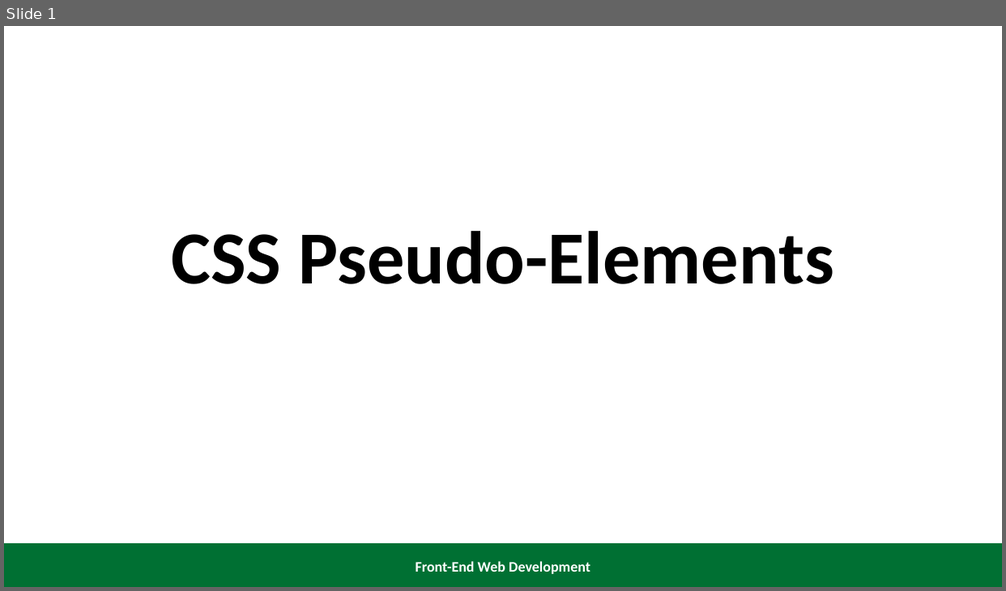
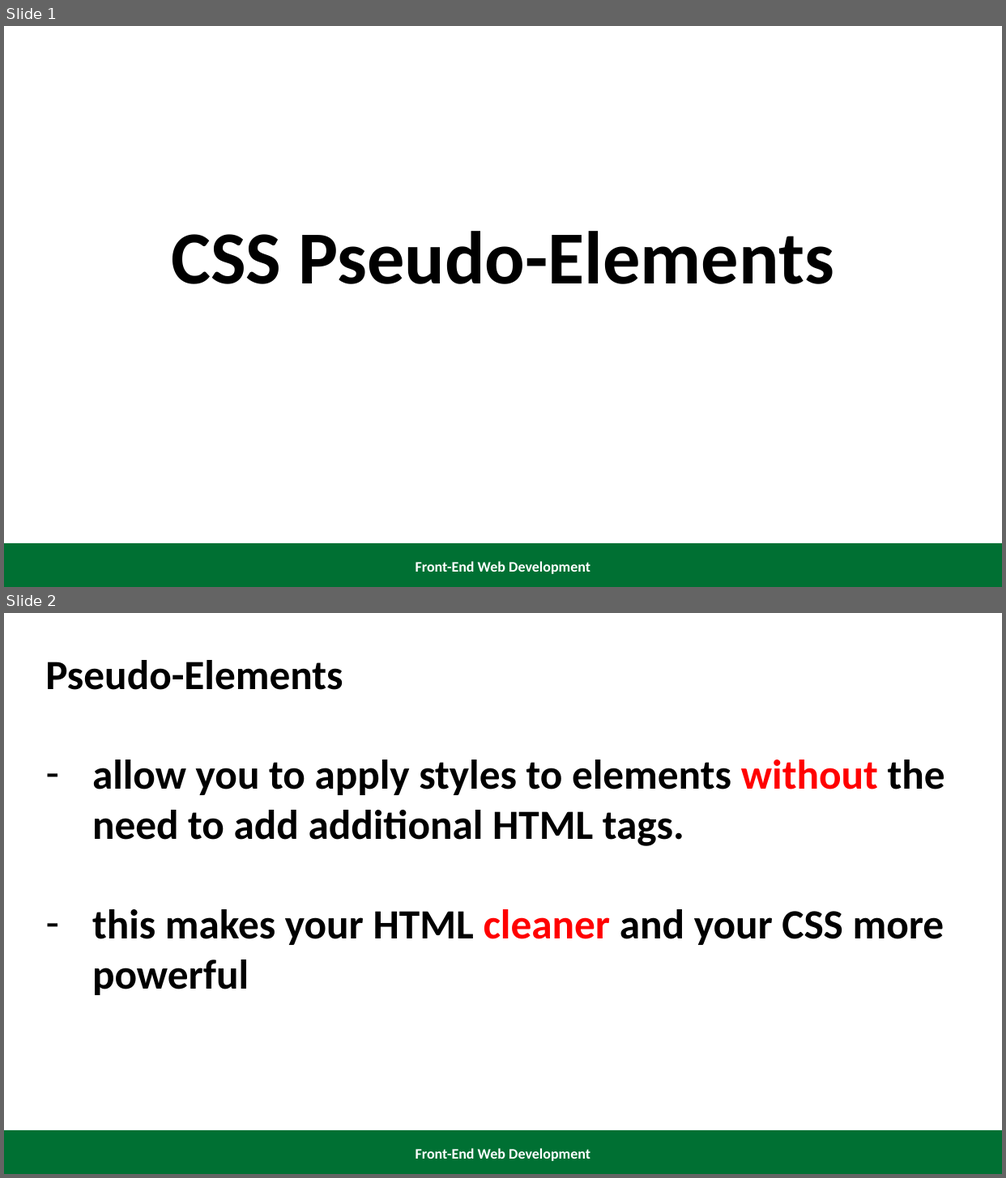
Before and after one commit to renatomaaliw3/public_files, a slide deck: 01. Front-End Web/01. Presentations/PPT/05. Pseudo-Elements.pptx. Shown one above the other, each under a label of ours: slide 1 before the commit, slides 1 and 2 after it. The pictures are 1006x591 and 1006x1178 pixels, drawn with LibreOffice and Linux fonts; fonts in the diff are those of the drawing. Boxes give left, top, right and bottom in pixels: in the first picture for what was removed or moved away, otherwise in the second. Text is boxed around its words. In the diff, an @@ line names an element or a change of style, - is before the commit and + after.

```diff
--- a/01. Front-End Web/01. Presentations/PPT/05. Pseudo-Elements.pptx
+++ b/01. Front-End Web/01. Presentations/PPT/05. Pseudo-Elements.pptx
@@ slide 2 added at (4,613,1002,1174), background #FFFFFF; not listed: 2 template elements that a slide beside it also shows @@
@@ text added at (45,660,945,995), 40 pt, text #000000, bold @@
+Pseudo-Elements
+– allow you to apply styles to elements without the need to add additional HTML tags.
+– this makes your HTML cleaner and your CSS more powerful
```
Also in this commit, not shown: 1 slide changed, 2 other files.
